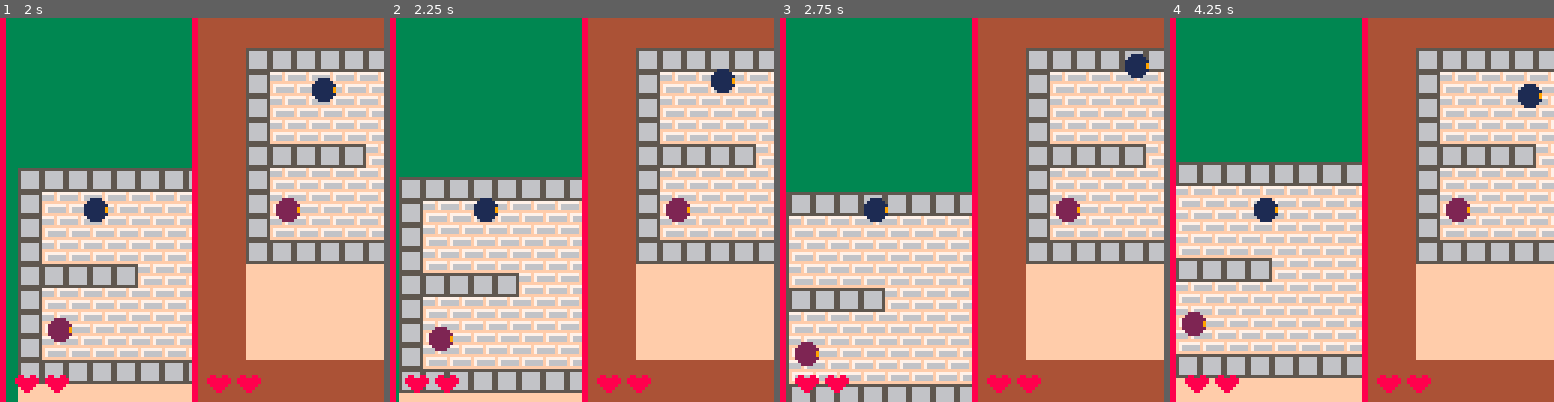
Above: before the commit, frames 1-4 (left to right).
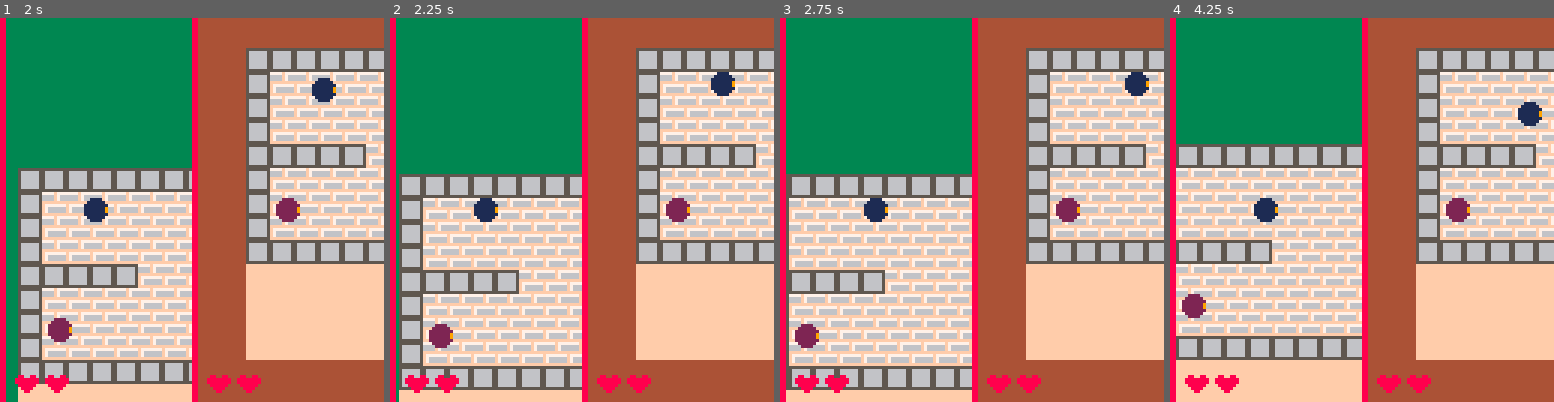
Above: after the commit, the same moments.

Repository: rik-cross/pico-8-battle
Game: PICO-8 cartridge battle.p8
Two runs of this game, one before a commit and one after it. Both use one fixed random seed, a clock stepped at 60 frames per second and the inputs below.
Inputs:
- Up to frame 1 (2 s): tap X (X key) at 0.33, 1.07, 1.85 s; tap O (Z key) at 0.7, 1.7 s; hold Right from 1.6 s (still down)
- Up to frame 2 (2.25 s): release Right at 2.1 s; tap O (Z key) at 2.1 s; hold Up from 2.15 s (still down)
- Up to frame 3 (2.75 s): release Up at 2.42 s; hold Right from 2.47 s (still down); tap O (Z key) at 2.5 s
- Up to frame 4 (4.25 s): tap O (Z key) every 0.4 s from 2.9 to 4.1 s; tap X (X key) at 2.97, 4.08 s; release Right at 3.03 s; hold Left 3.08-3.58 s; hold Down 3.63-3.97 s; hold Right from 4.02 s (still down)

Frame 1 is identical in both runs. In frame 2, 13% of the frame differs, in the area x 2-90%, y 13-98%; in frame 3, 24%; in frame 4, 25%, in the area x 1-97%, y 17-94%.

Commit message:
Added map collision check

Diff:
--- a/battle.p8
+++ b/battle.p8
@@ -181,11 +181,28 @@
       e.int.r = false
     end
 
-    -- do a hittest here
+    -- map hittest
+
+    local hit = false
+
+    local x1=x_new/8
+    local y1=y_new/8
+    local x2=(x_new+7)/8
+    local y2=(y_new+7)/8
+    local a=fget(mget(x1,y1),0)
+    local b=fget(mget(x1,y2),0)
+    local c=fget(mget(x2,y2),0)
+    local d=fget(mget(x2,y1),0)
+
+    if a or b or c or d then
+     hit = true
+    end
 
     -- update position
-    obj.x = x_new
-    obj.y = y_new
+    if hit == false then
+     obj.x = x_new
+     obj.y = y_new
+    end
   end
 
   return obj
